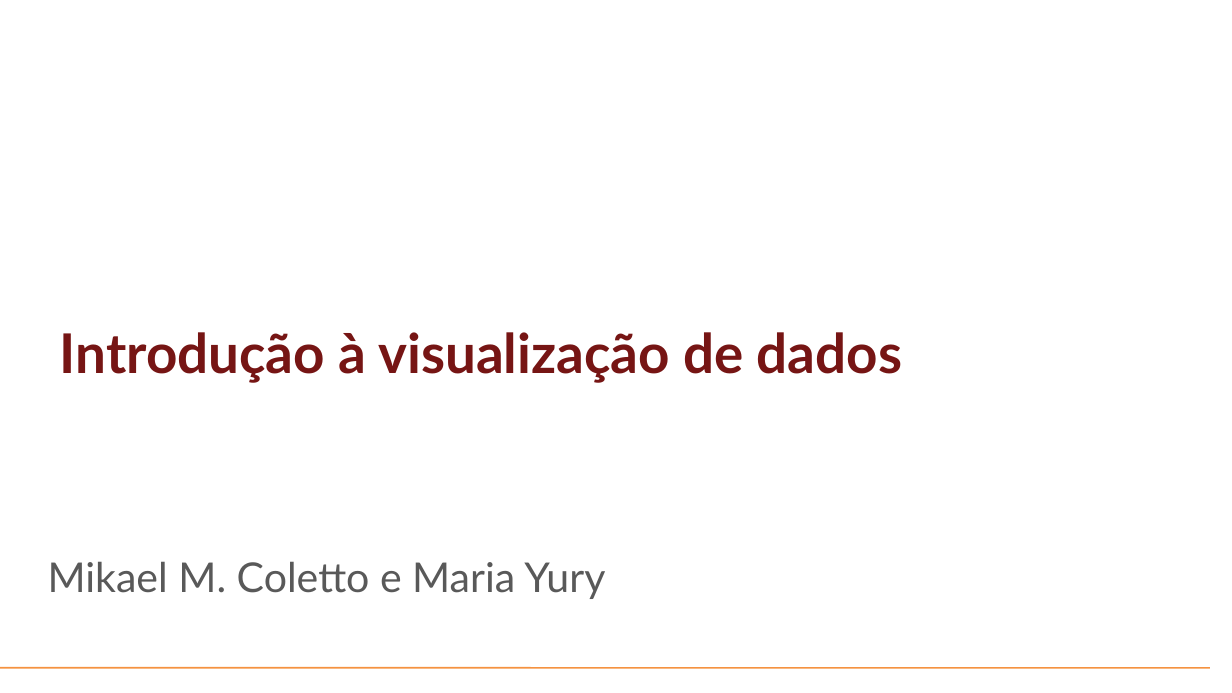
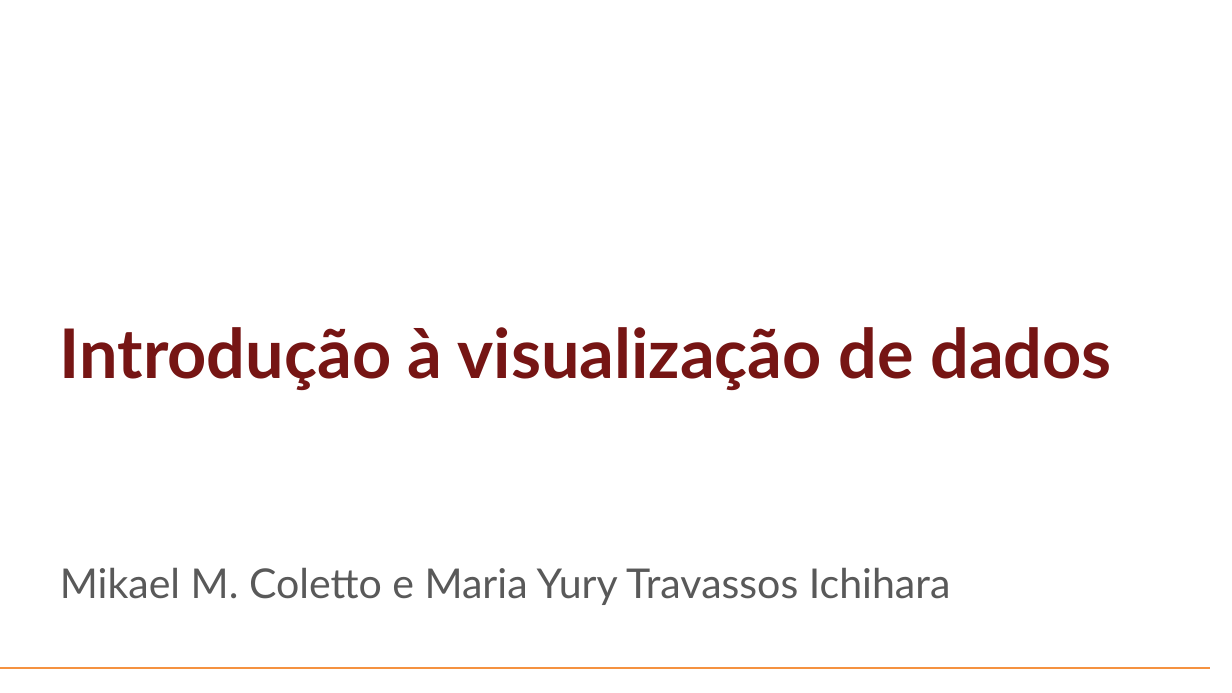
Before and after one commit to mikael04/aulas-profortec-datavis, a slide deck: slide 1 of Aulas/Aula-01-Intro-Vis.pptx. Drawn at 1232x693 pixels with LibreOffice and Linux fonts; fonts in the diff are those of the drawing; background and template pictures are left out. Boxes give left, top, right and bottom in pixels: in the first picture for what was removed or moved away, otherwise in the second. Text is boxed around its words. In the diff, an @@ line names an element or a change of style, - is before the commit and + after.

```diff
--- a/Aulas/Aula-01-Intro-Vis.pptx
+++ b/Aulas/Aula-01-Intro-Vis.pptx
@@ title "Introdução à visualização de dados" at <box>60,327,1112,390</box>: size 32 to 40 pt @@
@@ subtitle at <box>60,567,951,605</box>: text changed @@
-Mikael M. Coletto e Maria Yury
+Mikael M. Coletto e Maria Yury Travassos Ichihara
```
Also in this commit, not shown: 9 other slides changed, 2 slides added, 1 slide removed, 8 other files.
